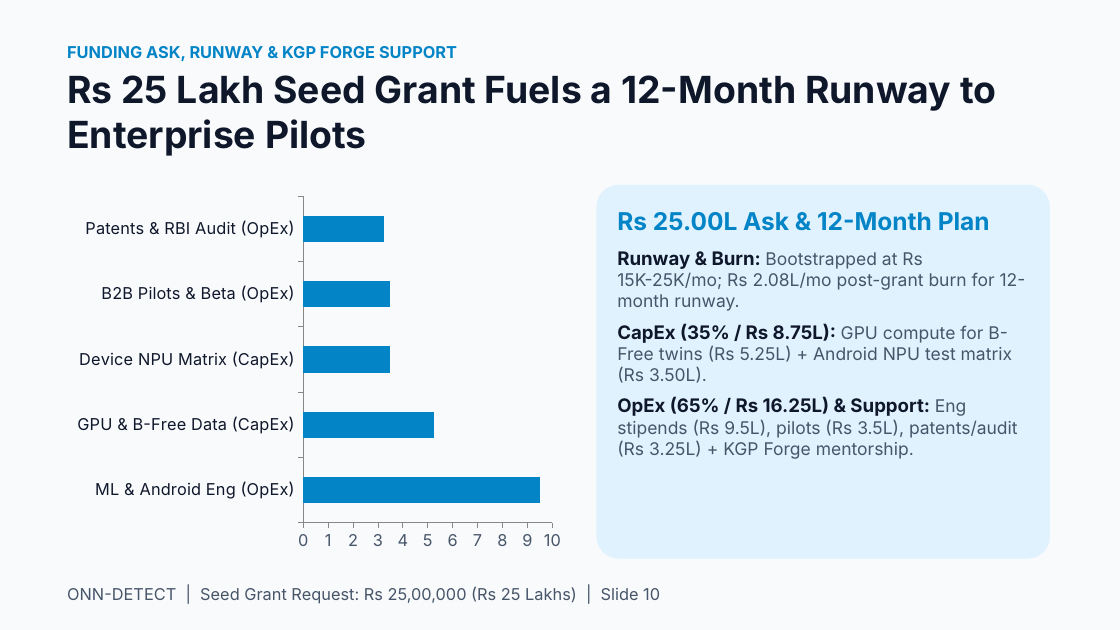
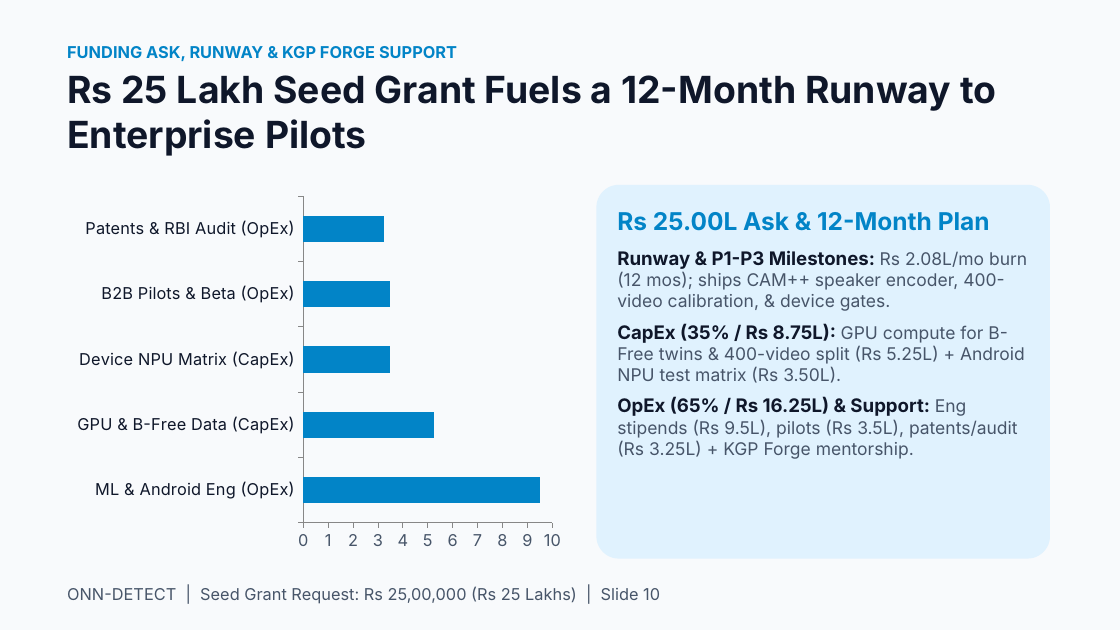
Before and after one commit to shubhamiitshk/Onn-Detect-, a slide deck: slide 10 of ONN_DETECT_PITCH_DECK_Z21_KGP_FORGE.pptx. Drawn at 1120x630 pixels with LibreOffice and Linux fonts; fonts in the diff are those of the drawing. Boxes give left, top, right and bottom in pixels: in the first picture for what was removed or moved away, otherwise in the second. Text is boxed around its words. In the diff, an @@ line names an element or a change of style, - is before the commit and + after.

```diff
--- a/ONN_DETECT_PITCH_DECK_Z21_KGP_FORGE.pptx
+++ b/ONN_DETECT_PITCH_DECK_Z21_KGP_FORGE.pptx
@@ text at (617,250,1027,383): text changed @@
-Runway & Burn: Bootstrapped at Rs 15K-25K/mo; Rs 2.08L/mo post-grant burn for 12-month runway.
-CapEx (35% / Rs 8.75L): GPU compute for B-Free twins (Rs 5.25L) + Android NPU test matrix (Rs 3.50L).
+Runway & P1-P3 Milestones: Rs 2.08L/mo burn (12 mos); ships CAM++ speaker encoder, 400-video calibration, & device gates.
+CapEx (35% / Rs 8.75L): GPU compute for B-Free twins & 400-video split (Rs 5.25L) + Android NPU test matrix (Rs 3.50L).
```
Also in this commit, not shown: 9 other slides changed, 3 other files.
